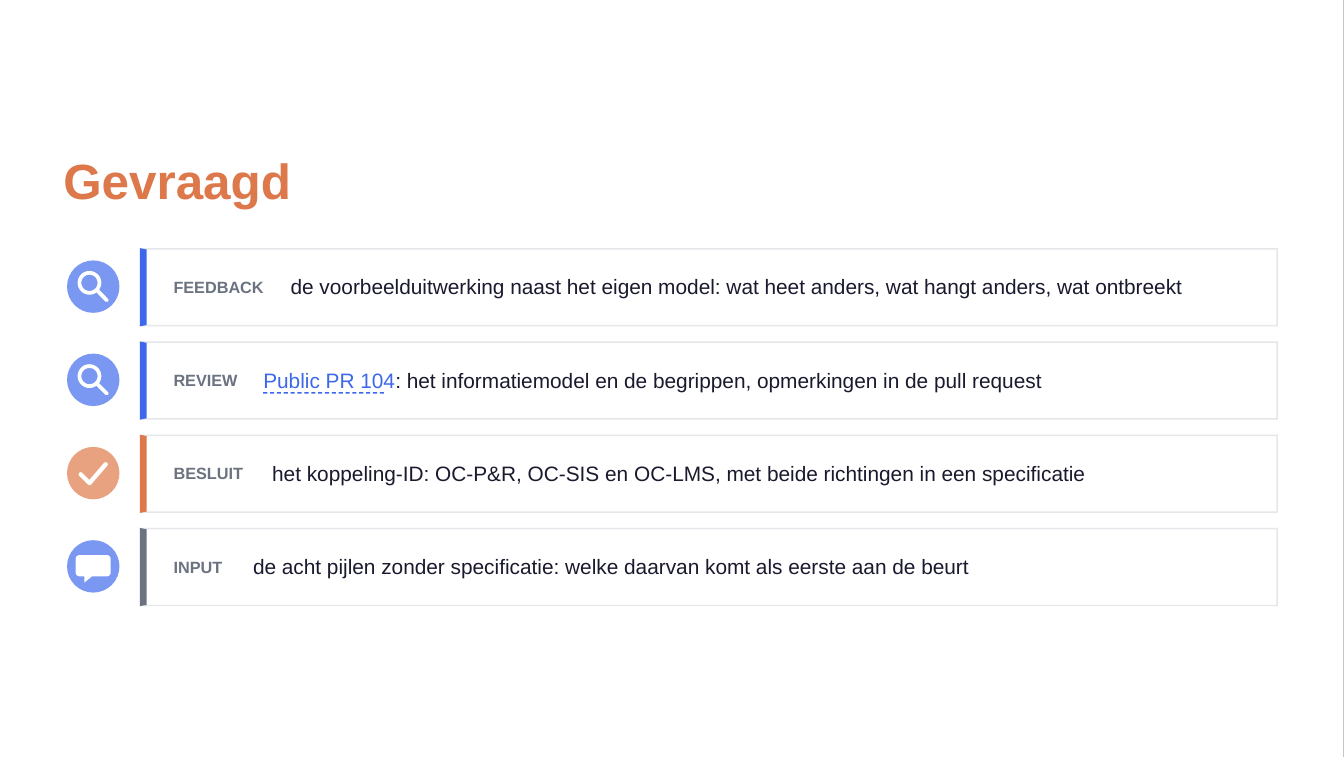
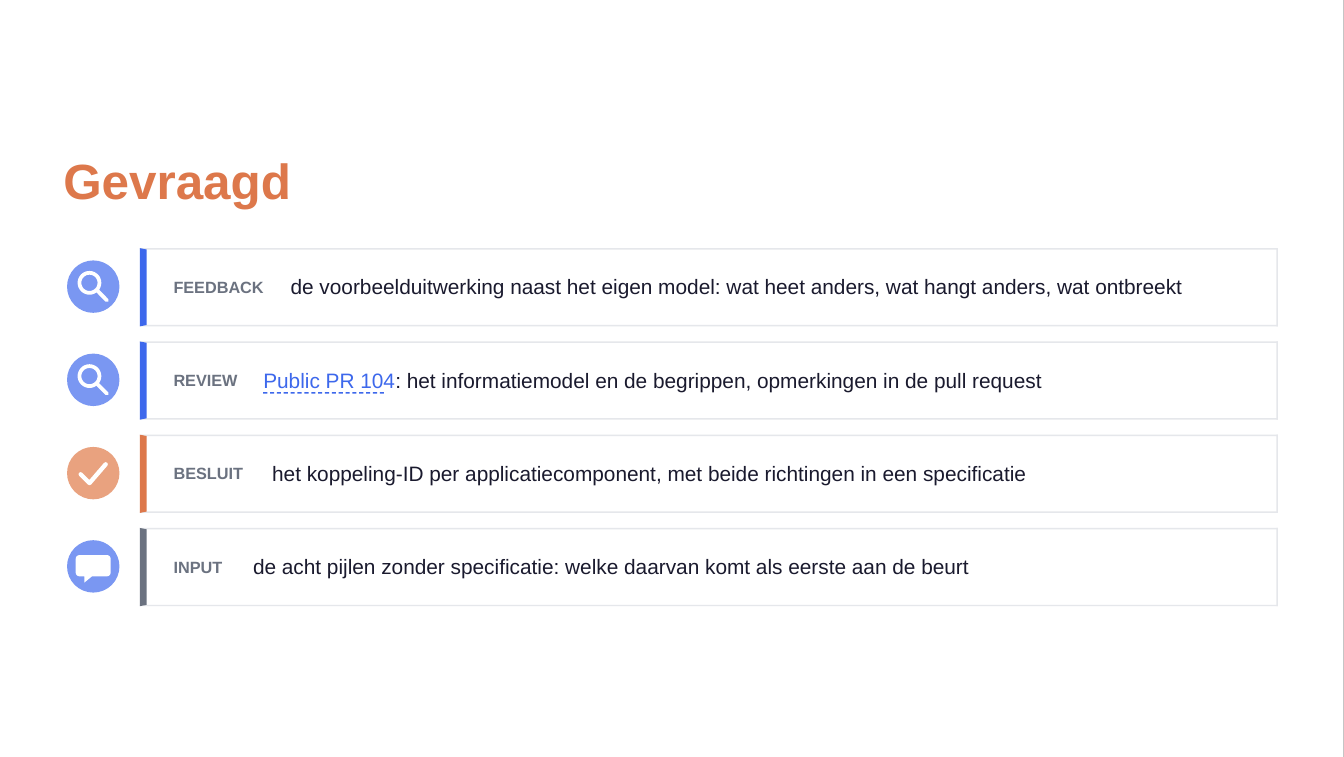
Before and after one commit to Npuls-OKx/meta, a slide deck: slide 35 of presentaties/export/260930_kerngroep_techniek/260930_kerngroep_techniek.pptx (slide 26 before the commit). Drawn at 1344x757 pixels with LibreOffice and Linux fonts; fonts in the diff are those of the drawing; background and template pictures are left out. Boxes give left, top, right and bottom in pixels: in the first picture for what was removed or moved away, otherwise in the second. Text is boxed around its words. In the diff, an @@ line names an element or a change of style, - is before the commit and + after.

```diff
--- a/presentaties/export/260930_kerngroep_techniek/260930_kerngroep_techniek.pptx
+++ b/presentaties/export/260930_kerngroep_techniek/260930_kerngroep_techniek.pptx
@@ text at (272,466,1026,486): text changed @@
-het koppeling-ID: OC-P&R, OC-SIS en OC-LMS, met beide richtingen in een speciﬁcatie
+het koppeling-ID per applicatiecomponent, met beide richtingen in een speciﬁcatie
```
Also in this commit, not shown: 13 other slides changed, 10 slides added, 1 slide removed, 18 other files.
